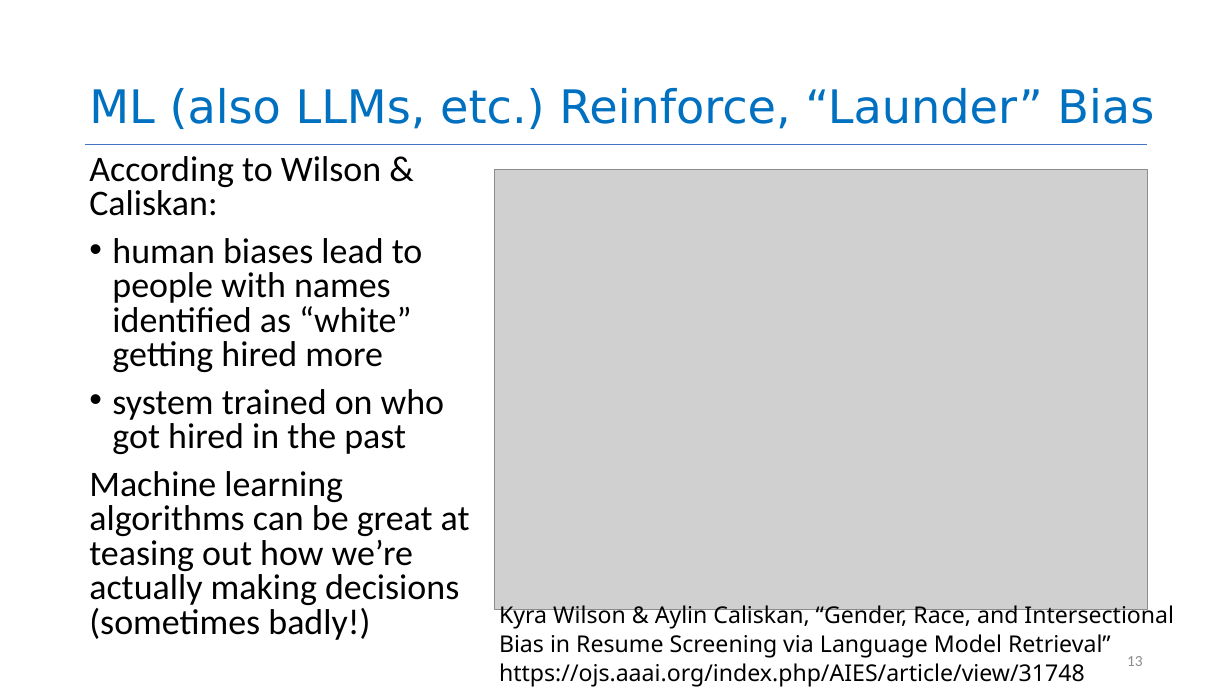
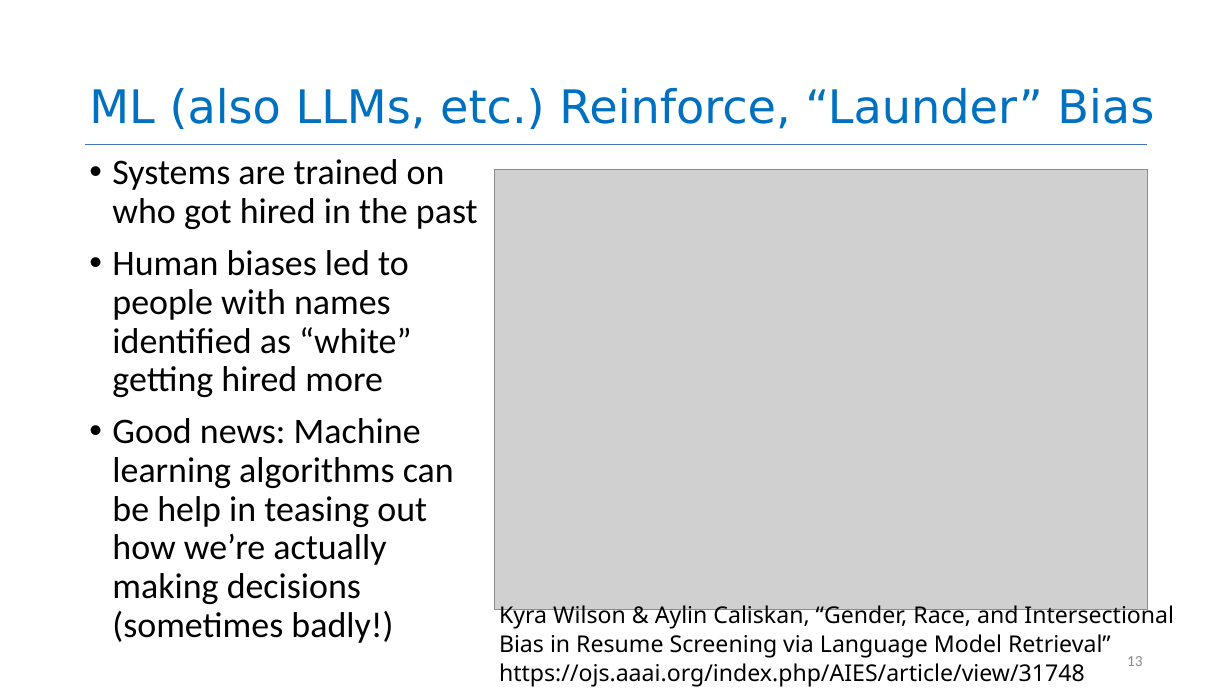
Before and after one commit to neu-se/CS4530-Spring-2026, a slide deck: slide 13 of Slides/Module 15 Engineering Software for Equity.pptx. Drawn at 1232x693 pixels with LibreOffice and Linux fonts; fonts in the diff are those of the drawing; grey boxes stand for pictures. Boxes give left, top, right and bottom in pixels: in the first picture for what was removed or moved away, otherwise in the second. Text is boxed around its words. In the diff, an @@ line names an element or a change of style, - is before the commit and + after.

```diff
--- a/Slides/Module 15 Engineering Software for Equity.pptx
+++ b/Slides/Module 15 Engineering Software for Equity.pptx
@@ text at bbox=[112, 159, 478, 643]: text changed @@
-According to Wilson & Caliskan:
-• human biases lead to people with names identified as “white” getting hired more
-• system trained on who got hired in the past
-Machine learning algorithms can be great at teasing out how we’re actually making decisions (sometimes badly!)
+• Systems are trained on who got hired in the past
+• Human biases led to people with names identified as “white” getting hired more
+• Good news: Machine learning algorithms can be help in teasing out how we’re actually making decisions (sometimes badly!)
```
Also in this commit, not shown: 7 other slides changed, 3 slides added, 1 other file.
